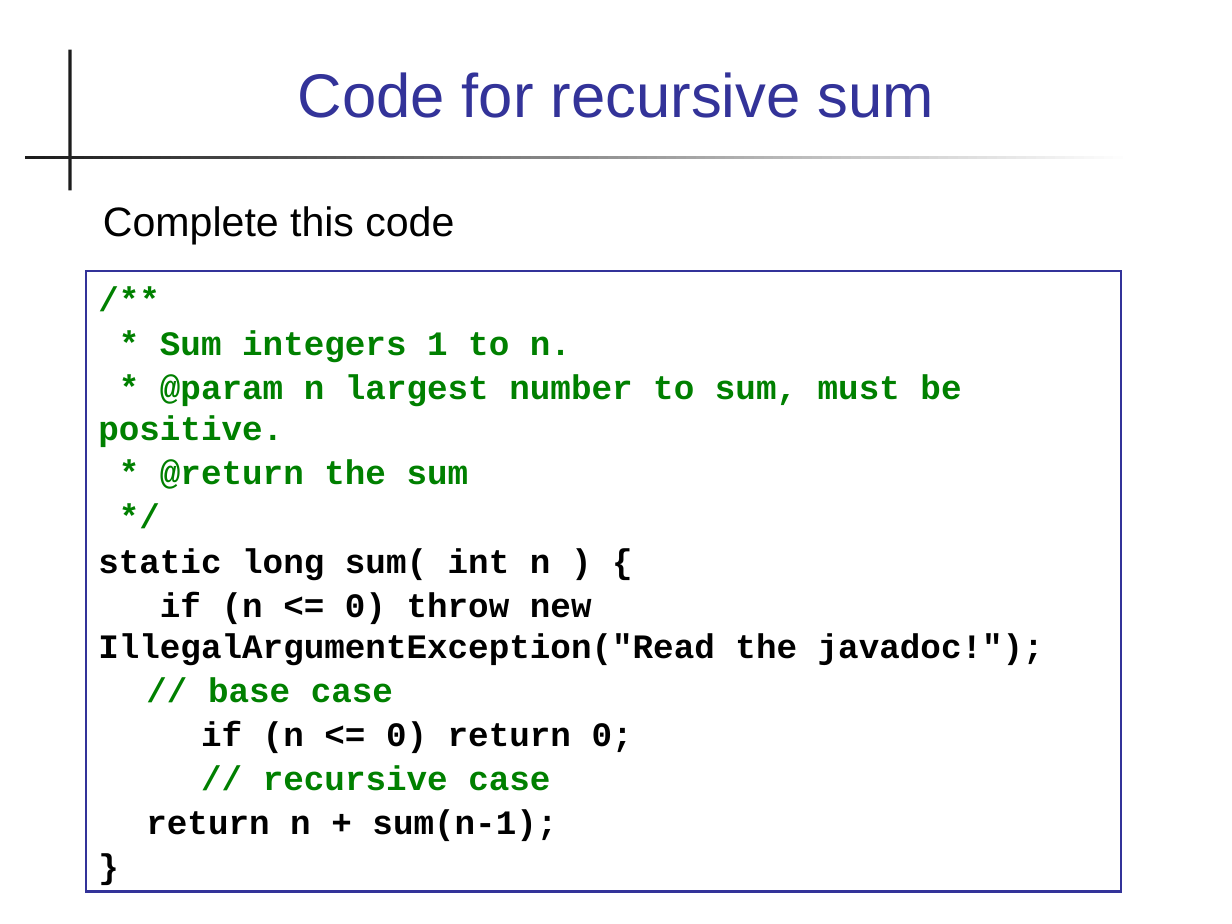
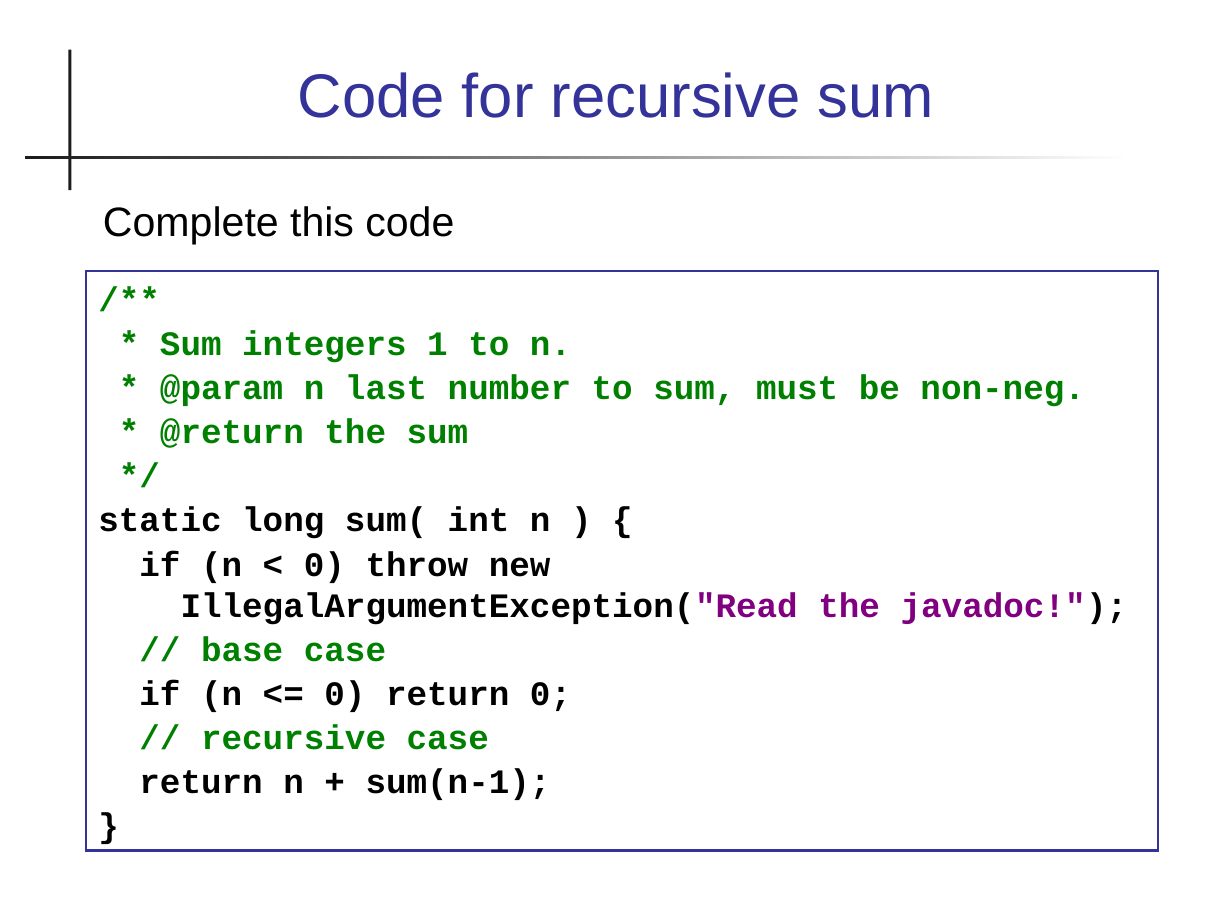
Before and after one commit to skeoop/skeoop.github.io, a slide deck: slide 9 of week8/Recursion.ppt. Drawn at 1232x924 pixels with LibreOffice and Linux fonts; fonts in the diff are those of the drawing. Boxes give left, top, right and bottom in pixels: in the first picture for what was removed or moved away, otherwise in the second. Text is boxed around its words. In the diff, an @@ line names an element or a change of style, - is before the commit and + after.

```diff
--- a/week8/Recursion.ppt
+++ b/week8/Recursion.ppt
@@ rectangle "/**": place and size @@
-rectangle "/**" at (86,271,1121,892)
+rectangle "/**" at (86,271,1158,851)
@@ text in rectangle at (160,374,1084,407): text changed @@
-* @param n largest number to sum, must be positive.
+* @param n last number to sum, must be non-neg.
@@ text in rectangle at (139,551,1128,625): text changed @@
-if (n <= 0) throw new IllegalArgumentException("Read the javadoc!");
+if (n < 0) throw new
+IllegalArgumentException("Read the javadoc!");
```
Also in this commit, not shown: 22 other slides changed, 1 slide added, 4 other files.
